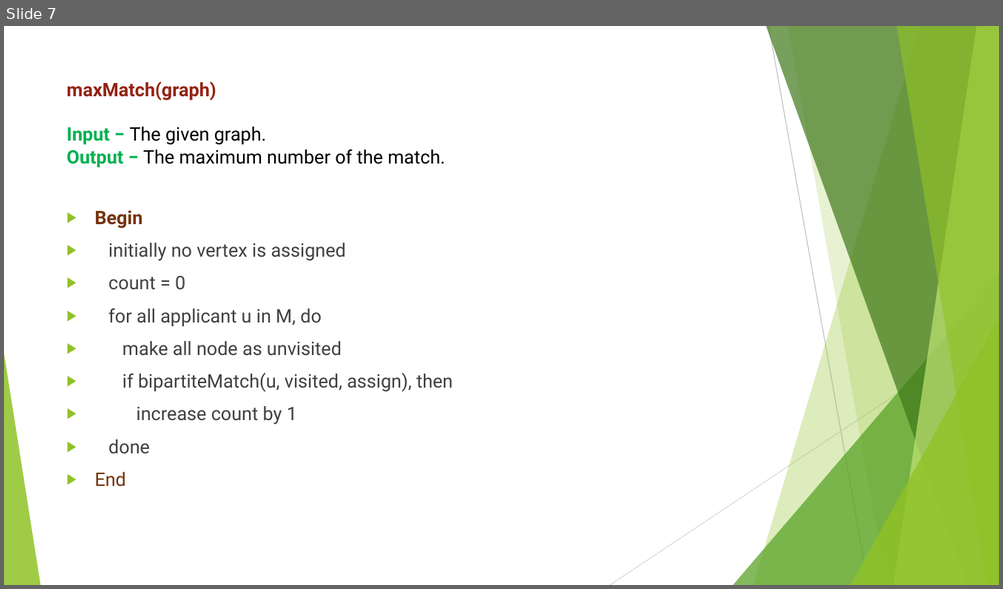
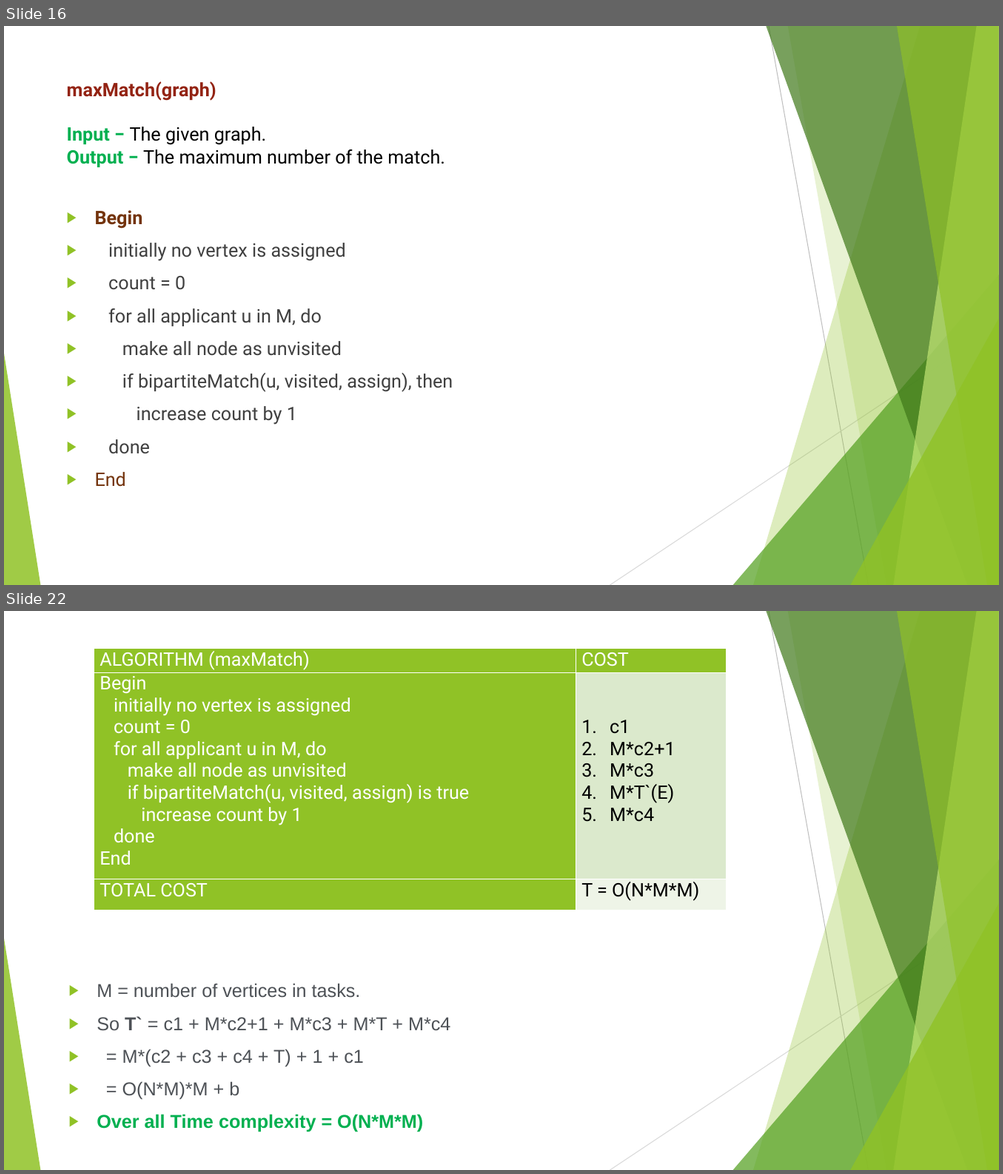
Before and after one commit to dhruv2803/DAA-Seminar, a slide deck: seminar.pptx. Shown one above the other, each under a label of ours: slide 7 before the commit, slides 16 and 22 after it; the slides between them are not shown. The pictures are 1003x589 and 1003x1174 pixels, drawn with LibreOffice and Linux fonts; fonts in the diff are those of the drawing. Boxes give left, top, right and bottom in pixels: in the first picture for what was removed or moved away, otherwise in the second. Text is boxed around its words. In the diff, an @@ line names an element or a change of style, - is before the commit and + after.

```diff
--- a/seminar.pptx
+++ b/seminar.pptx
@@ slide 22 added at <box>4,611,999,1170</box>, background #FFFFFF; not listed: 10 template elements that a slide beside it also shows @@
@@ table added at <box>94,648,726,1136</box>, 3 rows, 2 columns @@
+ALGORITHM (maxMatch) | COST
+Begin / initially no vertex is assigned / count = 0 / for all applicant u in M, do / make all node as unvisited / if bipartiteMatch(u, visited, assign) is true / increase count by 1 / done / End | c1 / M*c2+1 / M*c3 / M*T`(E) / M*c4
+TOTAL COST | T = O(N*M*M)
@@ text added at <box>96,983,450,1133</box>, 18 pt, text #4D5156 @@
+▶ M = number of vertices in tasks.
+▶ So T` = c1 + M*c2+1 + M*c3 + M*T + M*c4
+▶ = M*(c2 + c3 + c4 + T) + 1 + c1
+▶ = O(N*M)*M + b
+▶ Over all Time complexity = O(N*M*M)
@@ what was slide 7 is now slide 16 @@
```
Also in this commit, not shown: 1 slide changed, 16 other slides added, 1 other file.
